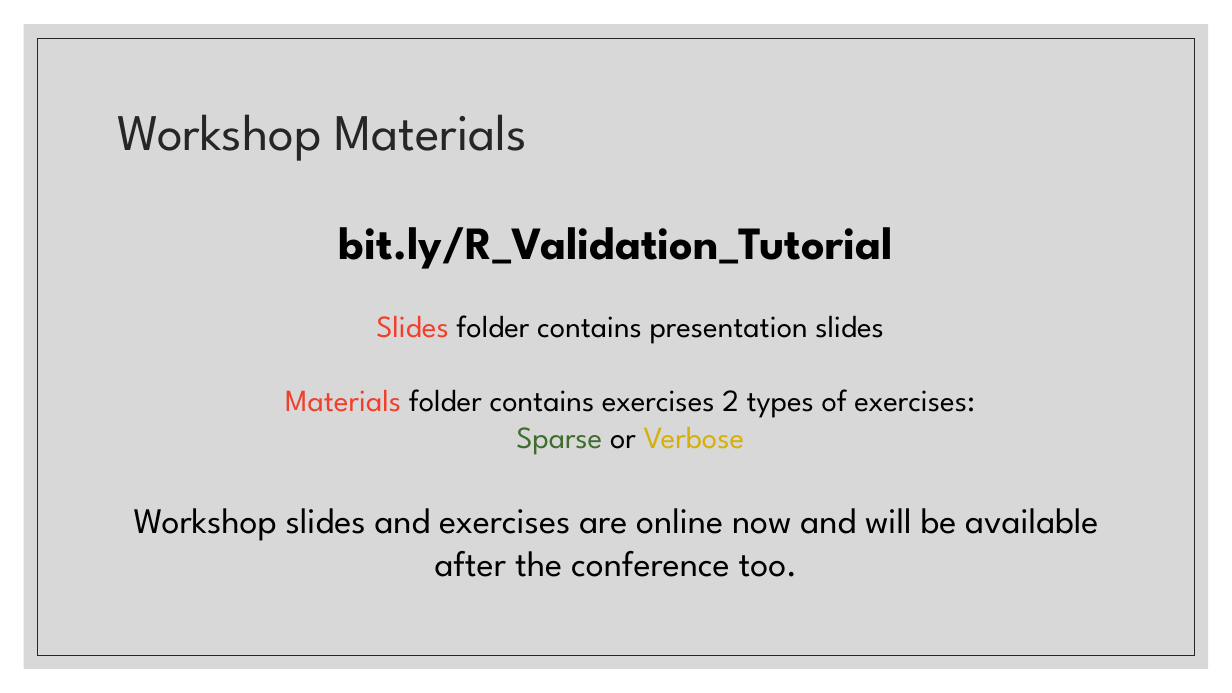
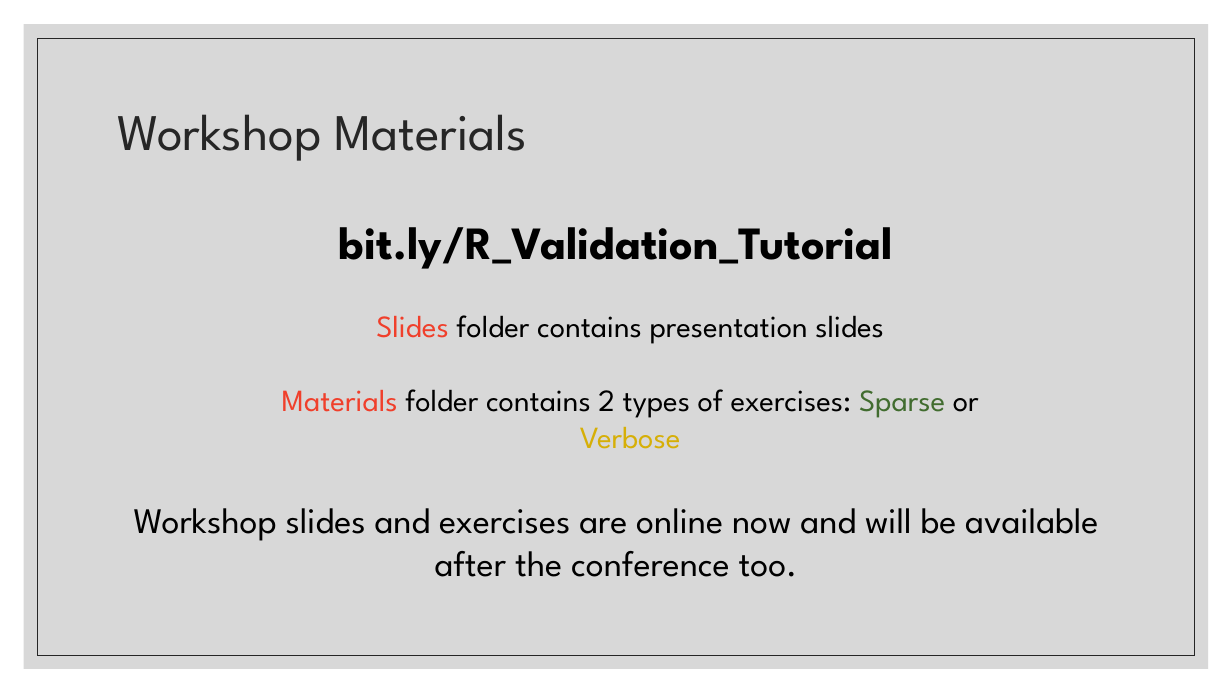
Before and after one commit to FredHutch/R_Package_Validation_Tutorial, a slide deck: slide 10 of Slides/Slides-01-Welcome_and_Orientation/Slides-01-Welcome_and_Orientation.pptx. Drawn at 1232x693 pixels with LibreOffice and Linux fonts; fonts in the diff are those of the drawing. Boxes give left, top, right and bottom in pixels: in the first picture for what was removed or moved away, otherwise in the second. Text is boxed around its words. In the diff, an @@ line names an element or a change of style, - is before the commit and + after.

```diff
--- a/Slides/Slides-01-Welcome_and_Orientation/Slides-01-Welcome_and_Orientation.pptx
+++ b/Slides/Slides-01-Welcome_and_Orientation/Slides-01-Welcome_and_Orientation.pptx
@@ text at [282,389,979,449]: text changed @@
-    Materials folder contains exercises 2 types of exercises: Sparse or Verbose
+    Materials folder contains 2 types of exercises: Sparse or Verbose
```
Also in this commit, not shown: 1 other slide changed, 1 slide added, 1 other file.
